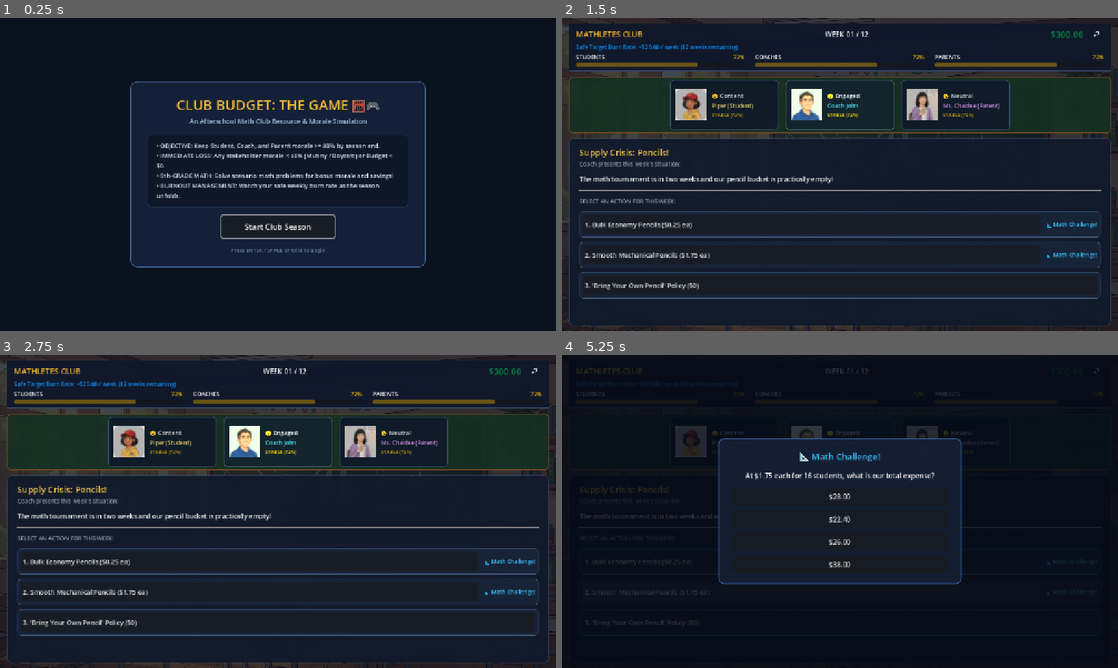
Above: before the commit, frames 1-4 (two rows, left to right).
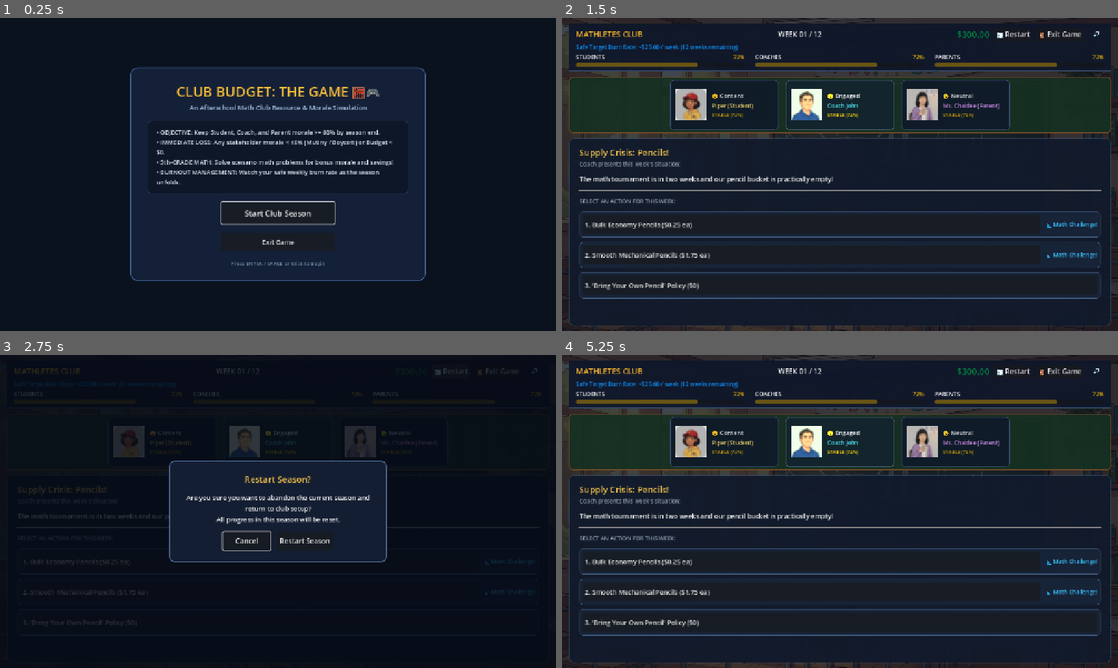
Above: after the commit, the same moments.

Repository: primarykeytech/club-budget-the-game-godot
Game: Godot game, scene res://scenes/main.tscn
The game is run twice, just before and just after one commit, with the same random seed, the same clock (stepped at 60 frames per second) and the same inputs.
Inputs (mouse positions are in pixels of both pictures, inside the frame that each line leads up to):
- Up to frame 1 (0.25 s): no input
- Up to frame 2 (1.5 s): click "Start Club Season" at 0.5 s; click "Launch Season 🚀" at 1.25 s
- Up to frame 3 (2.75 s): click (450, 370) at 2 s, where only the run after the commit has a clickable "🔄 Restart"
- Up to frame 4 (5.25 s): click (806, 539) at 2.75 s, where only the run after the commit has a clickable "Cancel"; click (1012, 370) at 3.5 s, where only the run after the commit has a clickable "🔄 Restart"; click (867, 539) at 4.25 s, where only the run after the commit has a clickable "Restart Season"; click (878, 586) at 5 s, where only the run after the commit has a clickable "Launch Season 🚀"

The runs differ from the first frame. In frame 1, 11% of the frame differs, in the area x 23-77%, y 15-84%; in frame 2, 0.4%; in frame 3, 32%, in the area x 0-100%, y 0-100%; in frame 4, 31%.

Commit message:
feat: add Restart and Exit Game buttons with confirm modal on main game screen and title screen

Diff:
--- a/data/events.json
+++ b/data/events.json
@@ -1,134 +1,134 @@
 [
   {
-    "id": "broken_sharpener",
-    "title": "Crunch! Electric Sharpener Jammed",
-    "description": "Someone jammed a gummy candy into the heavy-duty pencil sharpener.",
-    "cost": 28.0,
-    "effects": {
-      "students": -4,
-      "coaches": -8,
-      "parents": 0
-    }
+	"id": "broken_sharpener",
+	"title": "Crunch! Electric Sharpener Jammed",
+	"description": "Someone jammed a gummy candy into the heavy-duty pencil sharpener.",
+	"cost": 28.0,
+	"effects": {
+	  "students": -4,
+	  "coaches": -8,
+	  "parents": 0
+	}
   },
   {
-    "id": "district_bus_fee",
-    "title": "District Transportation Surcharge",
-    "description": "District notified all afterschool clubs of a sudden $1.20 per student fuel surcharge.",
-    "cost_formula": "1.20 * students",
-    "effects": {
-      "students": 0,
-      "coaches": -6,
-      "parents": -6
-    }
+	"id": "district_bus_fee",
+	"title": "District Transportation Surcharge",
+	"description": "District notified all afterschool clubs of a sudden $1.20 per student fuel surcharge.",
+	"cost_formula": "1.20 * students",
+	"effects": {
+	  "students": 0,
+	  "coaches": -6,
+	  "parents": -6
+	}
   },
   {
-    "id": "calculator_battery_leak",
-    "title": "Acid Leak! Dead Calculator Batteries",
-    "description": "The reserve scientific calculators corroded over winter break. Replacement batteries needed!",
-    "cost": 18.5,
-    "effects": {
-      "students": -2,
-      "coaches": -6,
-      "parents": 0
-    }
+	"id": "calculator_battery_leak",
+	"title": "Acid Leak! Dead Calculator Batteries",
+	"description": "The reserve scientific calculators corroded over winter break. Replacement batteries needed!",
+	"cost": 18.5,
+	"effects": {
+	  "students": -2,
+	  "coaches": -6,
+	  "parents": 0
+	}
   },
   {
-    "id": "anonymous_donor",
-    "title": "Surprise! Math Club Alum Donation",
-    "description": "A former math club champion sent a gift check to support young mathematicians!",
-    "cost": -45.0,
-    "effects": {
-      "students": 6,
-      "coaches": 8,
-      "parents": 8
-    }
+	"id": "anonymous_donor",
+	"title": "Surprise! Math Club Alum Donation",
+	"description": "A former math club champion sent a gift check to support young mathematicians!",
+	"cost": -45.0,
+	"effects": {
+	  "students": 6,
+	  "coaches": 8,
+	  "parents": 8
+	}
   },
   {
-    "id": "hallway_poster_fine",
-    "title": "Tape Marks on School Wall Fine",
-    "description": "Custodial staff billed the club for special tape cleanup after club rush week.",
-    "cost": 15.0,
-    "effects": {
-      "students": -2,
-      "coaches": -5,
-      "parents": -4
-    }
+	"id": "hallway_poster_fine",
+	"title": "Tape Marks on School Wall Fine",
+	"description": "Custodial staff billed the club for special tape cleanup after club rush week.",
+	"cost": 15.0,
+	"effects": {
+	  "students": -2,
+	  "coaches": -5,
+	  "parents": -4
+	}
   },
   {
-    "id": "ptsa_enrichment_grant",
-    "title": "PTSA Innovation Mini-Grant Awarded!",
-    "description": "The Parent-Teacher-Student Association voted to award our math club an STEM enrichment grant!",
-    "cost": -50.0,
-    "effects": {
-      "students": 4,
-      "coaches": 6,
-      "parents": 8
-    }
+	"id": "ptsa_enrichment_grant",
+	"title": "PTSA Innovation Mini-Grant Awarded!",
+	"description": "The Parent-Teacher-Student Association voted to award our math club an STEM enrichment grant!",
+	"cost": -50.0,
+	"effects": {
+	  "students": 4,
+	  "coaches": 6,
+	  "parents": 8
+	}
   },
   {
-    "id": "spilled_marker_cleaning",
-    "title": "Ink Catastrophe: Permanent Marker Rug Spill",
-    "description": "An uncapped permanent marker rolled off a desk onto the classroom carpet.",
-    "cost": 16.5,
-    "effects": {
-      "students": -2,
-      "coaches": -5,
-      "parents": 0
-    }
+	"id": "spilled_marker_cleaning",
+	"title": "Ink Catastrophe: Permanent Marker Rug Spill",
+	"description": "An uncapped permanent marker rolled off a desk onto the classroom carpet.",
+	"cost": 16.5,
+	"effects": {
+	  "students": -2,
+	  "coaches": -5,
+	  "parents": 0
+	}
   },
   {
-    "id": "state_fair_rebate",
-    "title": "Tournament Early-Bird Registration Rebate",
-    "description": "The tournament committee processed our early submission and returned an overpayment check.",
-    "cost": -30.0,
-    "effects": {
-      "students": 0,
-      "coaches": 6,
-      "parents": 6
-    }
+	"id": "state_fair_rebate",
+	"title": "Tournament Early-Bird Registration Rebate",
+	"description": "The tournament committee processed our early submission and returned an overpayment check.",
+	"cost": -30.0,
+	"effects": {
+	  "students": 0,
+	  "coaches": 6,
+	  "parents": 6
+	}
   },
   {
-    "id": "lost_stopwatch_box",
-    "title": "Missing Equipment: Digital Timers Box",
-    "description": "A plastic case of backup tournament stopwatches disappeared from the club storage locker.",
-    "cost": 22.0,
-    "effects": {
-      "students": -2,
-      "coaches": -6,
-      "parents": -2
-    }
+	"id": "lost_stopwatch_box",
+	"title": "Missing Equipment: Digital Timers Box",
+	"description": "A plastic case of backup tournament stopwatches disappeared from the club storage locker.",
+	"cost": 22.0,
+	"effects": {
+	  "students": -2,
+	  "coaches": -6,
+	  "parents": -2
+	}
   },
   {
-    "id": "local_bakery_sponsorship",
-    "title": "Community Sponsor: Local Bakery Donation",
-    "description": "A neighborhood bakery sponsored our tournament breakfast with free bagels and pastries!",
-    "cost": -25.0,
-    "effects": {
-      "students": 6,
-      "coaches": 4,
-      "parents": 6
-    }
+	"id": "local_bakery_sponsorship",
+	"title": "Community Sponsor: Local Bakery Donation",
+	"description": "A neighborhood bakery sponsored our tournament breakfast with free bagels and pastries!",
+	"cost": -25.0,
+	"effects": {
+	  "students": 6,
+	  "coaches": 4,
+	  "parents": 6
+	}
   },
   {
-    "id": "custodial_lockout_fee",
-    "title": "Custodial Unlock After-Hours Fee",
-    "description": "The classroom auto-locked on Friday night with tournament supplies trapped inside.",
-    "cost": 12.0,
-    "effects": {
-      "students": 0,
-      "coaches": -4,
-      "parents": -4
-    }
+	"id": "custodial_lockout_fee",
+	"title": "Custodial Unlock After-Hours Fee",
+	"description": "The classroom auto-locked on Friday night with tournament supplies trapped inside.",
+	"cost": 12.0,
+	"effects": {
+	  "students": 0,
+	  "coaches": -4,
+	  "parents": -4
+	}
   },
   {
-    "id": "broken_projector_remote",
-    "title": "Hardware Accident: Broken Display Remote",
-    "description": "The smartboard clicker dropped and cracked underfoot during a lively speed round.",
-    "cost": 19.5,
-    "effects": {
-      "students": -2,
-      "coaches": -5,
-      "parents": 0
-    }
+	"id": "broken_projector_remote",
+	"title": "Hardware Accident: Broken Display Remote",
+	"description": "The smartboard clicker dropped and cracked underfoot during a lively speed round.",
+	"cost": 19.5,
+	"effects": {
+	  "students": -2,
+	  "coaches": -5,
+	  "parents": 0
+	}
   }
 ]
--- a/scenes/main.tscn
+++ b/scenes/main.tscn
@@ -11,6 +11,7 @@
 [ext_resource type="PackedScene" path="res://scenes/ui/modals/event_modal.tscn" id="9_event"]
 [ext_resource type="PackedScene" path="res://scenes/ui/modals/summary_modal.tscn" id="10_summary"]
 [ext_resource type="PackedScene" path="res://scenes/ui/modals/end_game_modal.tscn" id="11_end"]
+[ext_resource type="PackedScene" path="res://scenes/ui/modals/confirm_modal.tscn" id="12_confirm"]
 
 [sub_resource type="StyleBoxFlat" id="StyleBoxFlat_main_bg"]
 bg_color = Color(0.027451, 0.0431373, 0.0705882, 1)
@@ -110,3 +111,7 @@
 [node name="EndGameModal" parent="Modals" instance=ExtResource("11_end")]
 visible = false
 layout_mode = 1
+
+[node name="ConfirmModal" parent="Modals" instance=ExtResource("12_confirm")]
+visible = false
+layout_mode = 1
--- a/scenes/ui/hud.tscn
+++ b/scenes/ui/hud.tscn
@@ -53,6 +53,18 @@
 theme_override_colors/font_color = Color(0.0627451, 0.72549, 0.505882, 1)
 theme_override_font_sizes/font_size = 20
 text = "$300.00"
+
+[node name="RestartButton" type="Button" parent="VBox/TopRow"]
+custom_minimum_size = Vector2(85, 30)
+layout_mode = 2
+tooltip_text = "Restart current season (Hotkey: R)"
+text = "🔄 Restart"
+
+[node name="ExitButton" type="Button" parent="VBox/TopRow"]
+custom_minimum_size = Vector2(95, 30)
+layout_mode = 2
+tooltip_text = "Exit current game (Hotkey: Esc)"
+text = "🚪 Exit Game"
 
 [node name="MuteButton" type="Button" parent="VBox/TopRow"]
 custom_minimum_size = Vector2(36, 0)
--- /dev/null
+++ b/scenes/ui/modals/confirm_modal.tscn
@@ -0,0 +1,78 @@
+[gd_scene load_steps=4 format=3 uid="uid://b6q1r9t4m2k8x"]
+
+[ext_resource type="Script" path="res://scripts/ui/modals/confirm_modal.gd" id="1_confirm"]
+
+[sub_resource type="StyleBoxFlat" id="StyleBoxFlat_backdrop"]
+bg_color = Color(0.02, 0.04, 0.08, 0.82)
+
+[sub_resource type="StyleBoxFlat" id="StyleBoxFlat_card"]
+content_margin_left = 32.0
+content_margin_top = 28.0
+content_margin_right = 32.0
+content_margin_bottom = 28.0
+bg_color = Color(0.08, 0.12, 0.20, 0.98)
+border_width_left = 2
+border_width_top = 2
+border_width_right = 2
+border_width_bottom = 2
+border_color = Color(0.35, 0.48, 0.68, 1)
+corner_radius_top_left = 12
+corner_radius_top_right = 12
+corner_radius_bottom_right = 12
+corner_radius_bottom_left = 12
+
+[node name="ConfirmModal" type="PanelContainer"]
+anchors_preset = 15
+anchor_right = 1.0
+anchor_bottom = 1.0
+grow_horizontal = 2
+grow_vertical = 2
+theme_override_styles/panel = SubResource("StyleBoxFlat_backdrop")
+script = ExtResource("1_confirm")
+
+[node name="Card" type="PanelContainer" parent="."]
+custom_minimum_size = Vector2(500, 0)
+layout_mode = 2
+size_flags_horizontal = 4
+size_flags_vertical = 4
+theme_override_styles/panel = SubResource("StyleBoxFlat_card")
+
+[node name="VBox" type="VBoxContainer" parent="Card"]
+layout_mode = 2
+theme_override_constants/separation = 18
+
+[node name="TitleLabel" type="Label" parent="Card/VBox"]
+layout_mode = 2
+theme_override_colors/font_color = Color(0.960784, 0.768627, 0.298039, 1)
+theme_override_font_sizes/font_size = 20
+text = "Confirmation"
+horizontal_alignment = 1
+
+[node name="MessageLabel" type="Label" parent="Card/VBox"]
+layout_mode = 2
+theme_override_colors/font_color = Color(0.941176, 0.941176, 0.941176, 1)
+theme_override_font_sizes/font_size = 15
+text = "Are you sure you want to proceed?"
+horizontal_alignment = 1
+autowrap_mode = 3
+
+[node name="ButtonGroup" type="HBoxContainer" parent="Card/VBox"]
+layout_mode = 2
+theme_override_constants/separation = 14
+alignment = 1
+
+[node name="CancelButton" type="Button" parent="Card/VBox/ButtonGroup"]
+custom_minimum_size = Vector2(110, 42)
+layout_mode = 2
+text = "Cancel"
+
+[node name="ConfirmButton" type="Button" parent="Card/VBox/ButtonGroup"]
+custom_minimum_size = Vector2(130, 42)
+layout_mode = 2
+text = "Confirm"
+
+[node name="DesktopQuitButton" type="Button" parent="Card/VBox/ButtonGroup"]
+visible = false
+custom_minimum_size = Vector2(130, 42)
+layout_mode = 2
+text = "Quit to Desktop"
--- a/scenes/ui/title_screen.tscn
+++ b/scenes/ui/title_screen.tscn
@@ -111,6 +111,13 @@
 theme_override_font_sizes/font_size = 18
 text = "Start Club Season"
 
+[node name="ExitButton" type="Button" parent="CenterContainer/Card/VBox"]
+custom_minimum_size = Vector2(260, 42)
+layout_mode = 2
+size_flags_horizontal = 4
+theme_override_font_sizes/font_size = 15
+text = "Exit Game"
+
 [node name="Hint" type="Label" parent="CenterContainer/Card/VBox"]
 layout_mode = 2
 theme_override_colors/font_color = Color(0.45, 0.55, 0.68, 1)
--- a/scripts/ui/game_controller.gd
+++ b/scripts/ui/game_controller.gd
@@ -13,6 +13,7 @@
 @onready var event_modal: EventModal = $Modals/EventModal
 @onready var summary_modal: SummaryModal = $Modals/SummaryModal
 @onready var end_game_modal: EndGameModal = $Modals/EndGameModal
+@onready var confirm_modal: ConfirmModal = $Modals/ConfirmModal
 
 var state: ClubState = null
 var scenario_mgr: ScenarioManager = ScenarioManager.new("res://data/scenarios.json", "res://data/events.json")
@@ -22,14 +23,20 @@
 
 func _ready() -> void:
 	title_screen.start_pressed.connect(_on_title_start)
+	title_screen.exit_pressed.connect(_on_title_exit)
 	setup_screen.setup_confirmed.connect(_on_setup_confirmed)
 	setup_screen.back_pressed.connect(_on_setup_back)
+
+	hud.restart_pressed.connect(_on_hud_restart_pressed)
+	hud.exit_pressed.connect(_on_hud_exit_pressed)
 
 	scenario_panel.choice_selected.connect(_on_choice_selected)
 	math_modal.math_resolved.connect(_on_math_resolved)
 	event_modal.event_dismissed.connect(_on_event_dismissed)
 	summary_modal.summary_dismissed.connect(_on_summary_dismissed)
 	end_game_modal.restart_requested.connect(_on_restart_requested)
+	confirm_modal.confirmed.connect(_on_confirm_action)
+	confirm_modal.cancelled.connect(_on_confirm_cancelled)
 
 	_show_title()
 
@@ -170,11 +177,45 @@
 	gameplay_view.visible = false
 	setup_screen.visible = true
 
+func _on_title_exit() -> void:
+	_play_sfx("select")
+	get_tree().quit()
+
+func _on_hud_restart_pressed() -> void:
+	_play_sfx("select")
+	confirm_modal.open_confirm(
+		"Restart Season?",
+		"Are you sure you want to abandon the current season and return to club setup?\nAll progress in this season will be reset.",
+		"restart",
+		"Restart Season"
+	)
+
+func _on_hud_exit_pressed() -> void:
+	_play_sfx("select")
+	confirm_modal.open_confirm(
+		"Exit Game?",
+		"Are you sure you want to exit the current season?\nUnsaved progress will be lost.",
+		"exit_to_title",
+		"Exit to Title",
+		true
+	)
+
+func _on_confirm_action(action_id: String) -> void:
+	_play_sfx("confirm")
+	if action_id == "restart":
+		_on_restart_requested()
+	elif action_id == "exit_to_title":
+		_show_title()
+
+func _on_confirm_cancelled() -> void:
+	_play_sfx("select")
+
 func _hide_all_modals() -> void:
 	math_modal.visible = false
 	event_modal.visible = false
 	summary_modal.visible = false
 	end_game_modal.visible = false
+	confirm_modal.visible = false
 
 func _shake_gameplay_view(intensity: float = 6.0) -> void:
 	if not is_inside_tree() or not gameplay_view:
@@ -202,12 +243,27 @@
 		return
 
 	# Modal open takes priority
+	if confirm_modal.visible:
+		if event.is_action_pressed("ui_cancel"):
+			confirm_modal._on_cancel()
+			get_viewport().set_input_as_handled()
+		return
+
 	if math_modal.visible or event_modal.visible or summary_modal.visible or end_game_modal.visible:
 		return
 
-	# Keyboard shortcuts 1, 2, 3 for choice selection
+	# ESC key brings up exit confirmation during gameplay
+	if event.is_action_pressed("ui_cancel"):
+		_on_hud_exit_pressed()
+		get_viewport().set_input_as_handled()
+		return
+
+	# Keyboard shortcuts 1, 2, 3 for choice selection, R for restart
 	if event is InputEventKey and event.pressed and not event.echo:
-		if event.keycode == KEY_1:
+		if event.keycode == KEY_R:
+			_on_hud_restart_pressed()
+			get_viewport().set_input_as_handled()
+		elif event.keycode == KEY_1:
 			_on_choice_selected(0)
 		elif event.keycode == KEY_2:
 			_on_choice_selected(1)
--- a/scripts/ui/hud.gd
+++ b/scripts/ui/hud.gd
@@ -1,9 +1,14 @@
 class_name HUD
 extends PanelContainer
+
+signal restart_pressed()
+signal exit_pressed()
 
 @onready var club_name_label: Label = $VBox/TopRow/ClubNameLabel
 @onready var week_label: Label = $VBox/TopRow/WeekLabel
 @onready var budget_label: Label = $VBox/TopRow/BudgetLabel
+@onready var restart_btn: Button = $VBox/TopRow/RestartButton
+@onready var exit_btn: Button = $VBox/TopRow/ExitButton
 @onready var mute_btn: Button = $VBox/TopRow/MuteButton
 @onready var burn_rate_label: Label = $VBox/BurnRateLabel
 
@@ -20,6 +25,8 @@
 var warning_tween: Tween = null
 
 func _ready() -> void:
+	restart_btn.pressed.connect(func(): restart_pressed.emit())
+	exit_btn.pressed.connect(func(): exit_pressed.emit())
 	mute_btn.pressed.connect(_on_mute_pressed)
 	if has_node("/root/AudioManager"):
 		var audio = get_node("/root/AudioManager")
--- /dev/null
+++ b/scripts/ui/modals/confirm_modal.gd
@@ -0,0 +1,59 @@
+class_name ConfirmModal
+extends PanelContainer
+
+signal confirmed(action_id: String)
+signal cancelled()
+
+@onready var card: PanelContainer = $Card
+@onready var title_label: Label = $Card/VBox/TitleLabel
+@onready var message_label: Label = $Card/VBox/MessageLabel
+@onready var confirm_btn: Button = $Card/VBox/ButtonGroup/ConfirmButton
+@onready var desktop_quit_btn: Button = $Card/VBox/ButtonGroup/DesktopQuitButton
+@onready var cancel_btn: Button = $Card/VBox/ButtonGroup/CancelButton
+
+var current_action_id: String = ""
+
+func _ready() -> void:
+	confirm_btn.pressed.connect(_on_confirm)
+	cancel_btn.pressed.connect(_on_cancel)
+	desktop_quit_btn.pressed.connect(_on_desktop_quit)
+
+func open_confirm(
+	title: String,
+	message: String,
+	action_id: String,
+	confirm_btn_text: String = "Confirm",
+	show_desktop_quit: bool = false
+) -> void:
+	current_action_id = action_id
+	title_label.text = title
+	message_label.text = message
+	confirm_btn.text = confirm_btn_text
+
+	desktop_quit_btn.visible = show_desktop_quit and not OS.has_feature("web")
+
+	visible = true
+	_animate_open()
+	cancel_btn.grab_focus()
+
+func _animate_open() -> void:
+	if not is_inside_tree():
+		return
+	card.pivot_offset = card.size / 2.0
+	card.scale = Vector2(0.85, 0.85)
+	modulate.a = 0.0
+	var tween := create_tween().set_parallel(true)
+	tween.tween_property(self, "modulate:a", 1.0, 0.18)
+	tween.tween_property(card, "scale", Vector2(1.0, 1.0), 0.22).set_trans(Tween.TRANS_BACK).set_ease(Tween.EASE_OUT)
+
+func _on_confirm() -> void:
+	visible = false
+	confirmed.emit(current_action_id)
+
+func _on_cancel() -> void:
+	visible = false
+	cancelled.emit()
+
+func _on_desktop_quit() -> void:
+	visible = false
+	get_tree().quit()
--- a/scripts/ui/title_screen.gd
+++ b/scripts/ui/title_screen.gd
@@ -2,11 +2,14 @@
 extends Control
 
 signal start_pressed()
+signal exit_pressed()
 
 @onready var start_btn: Button = $CenterContainer/Card/VBox/StartButton
+@onready var exit_btn: Button = $CenterContainer/Card/VBox/ExitButton
 
 func _ready() -> void:
 	start_btn.pressed.connect(func(): start_pressed.emit())
+	exit_btn.pressed.connect(func(): exit_pressed.emit())
 	start_btn.grab_focus()
 
 func _unhandled_input(event: InputEvent) -> void:
--- a/tests/test_ui_flow.gd
+++ b/tests/test_ui_flow.gd
@@ -17,6 +17,9 @@
 	run_test("test_restart_to_setup_flow", test_restart_to_setup_flow)
 	run_test("test_character_names_display", test_character_names_display)
 	run_test("test_timer_integration", test_timer_integration)
+	run_test("test_hud_restart_button_and_confirmation", test_hud_restart_button_and_confirmation)
+	run_test("test_hud_exit_button_and_confirmation", test_hud_exit_button_and_confirmation)
+	run_test("test_title_screen_exit_button", test_title_screen_exit_button)
 
 	print("========================================")
 	print("Results: %d Passed, %d Failed" % [passed_count, failed_count])
@@ -231,3 +234,90 @@
 
 	controller.queue_free()
 	return ""
+
+func test_hud_restart_button_and_confirmation() -> String:
+	var controller := _create_game_controller()
+	controller._on_setup_confirmed("Restart Test Club", 300.0, 16, 8)
+
+	if not controller.hud.restart_btn.visible:
+		controller.queue_free()
+		return "Expected HUD restart button to be visible"
+
+	if not controller.hud.restart_btn.text.contains("Restart"):
+		controller.queue_free()
+		return "Expected restart button text to contain 'Restart'"
+
+	# Simulate pressing HUD restart button
+	controller.hud.restart_btn.pressed.emit()
+
+	if not controller.confirm_modal.visible:
+		controller.queue_free()
+		return "Expected ConfirmModal to be visible after clicking Restart"
+
+	if not controller.confirm_modal.title_label.text.contains("Restart"):
+		controller.queue_free()
+		return "Expected modal title to mention Restart"
+
+	# Confirm restart
+	controller.confirm_modal.confirm_btn.pressed.emit()
+
+	if controller.gameplay_view.visible:
+		controller.queue_free()
+		return "Expected gameplay view to hide after confirming restart"
+
+	if not controller.setup_screen.visible:
+		controller.queue_free()
+		return "Expected setup screen to show after confirming restart"
+
+	controller.queue_free()
+	return ""
+
+func test_hud_exit_button_and_confirmation() -> String:
+	var controller := _create_game_controller()
+	controller._on_setup_confirmed("Exit Test Club", 300.0, 16, 8)
+
+	if not controller.hud.exit_btn.visible:
+		controller.queue_free()
+		return "Expected HUD exit button to be visible"
+
+	if not controller.hud.exit_btn.text.contains("Exit"):
+		controller.queue_free()
+		return "Expected exit button text to contain 'Exit'"
+
+	# Simulate pressing HUD exit button
+	controller.hud.exit_btn.pressed.emit()
+
+	if not controller.confirm_modal.visible:
+		controller.queue_free()
+		return "Expected ConfirmModal to be visible after clicking Exit Game"
+
+	if not controller.confirm_modal.title_label.text.contains("Exit"):
+		controller.queue_free()
+		return "Expected modal title to mention Exit"
+
+	# Confirm exit to title
+	controller.confirm_modal.confirm_btn.pressed.emit()
+
+	if controller.gameplay_view.visible:
+		controller.queue_free()
+		return "Expected gameplay view to hide after confirming exit"
+
+	if not controller.title_screen.visible:
+		controller.queue_free()
+		return "Expected title screen to show after confirming exit"
+
+	controller.queue_free()
+	return ""
+
+func test_title_screen_exit_button() -> String:
+	var controller := _create_game_controller()
+	if not controller.title_screen.exit_btn.visible:
+		controller.queue_free()
+		return "Expected title screen exit button to be visible"
+
+	if not controller.title_screen.exit_btn.text.contains("Exit"):
+		controller.queue_free()
+		return "Expected title screen exit button text to contain 'Exit'"
+
+	controller.queue_free()
+	return ""
Not shown: 1 places in scenes/main.tscn that only renumber resources
Not shown, added: scripts/ui/modals/confirm_modal.gd.uid
